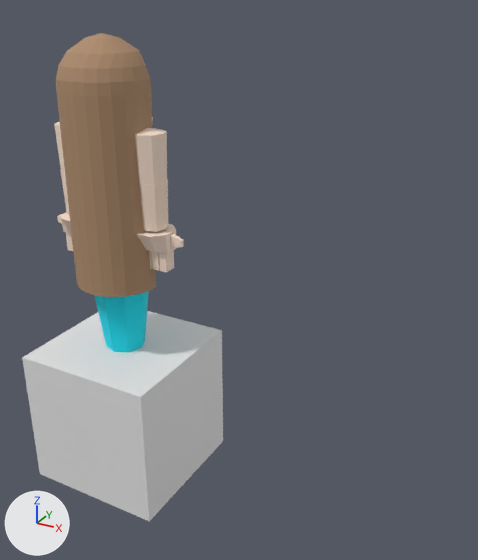
A saved change to the FBX model exports/roblox_fbx_2026-05-15/Mermaid_LOD0_roblox.fbx.
One viewpoint serves both versions: a 50 mm lens placed at (5.41, -6.49, 5.62), pointed at (1.78, 0.11, 2.32). The axes (+X, +Y, +Z) are drawn at lower left. The lights are the same throughout. The picture after the commit comes second. Where no turn or scale is listed for an object, it has been applied to the vertices.

In view in the first picture: '1_Stud_Cube', 'Mermaid_HairMat', 'Mermaid_SkinMat_RightHand', 'Mermaid_SkinMat_RightLowerArm', 'Mermaid_SkinMat_RightUpperArm', 'Mermaid_TailMat' and 3 more.
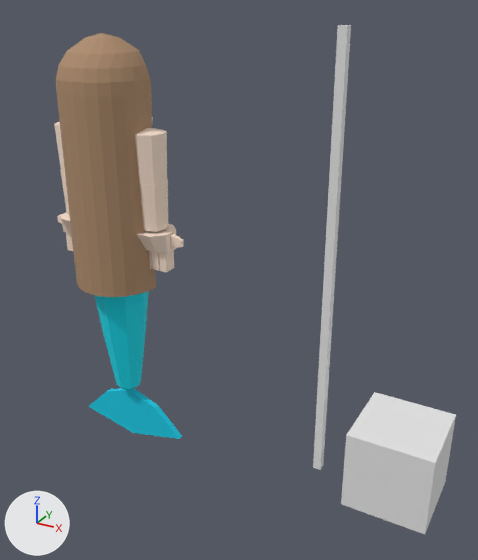
Pixel boxes (x1, y1, x2, y2) of what changed, in the pictures (478 x 560 px):
'1_Stud_Cube', moved, rescaled (43% narrower, 32% shorter): before (22, 311, 223, 521); after (341, 392, 456, 534)
'5.3_Stud_Height_Ruler', shown: after (313, 25, 351, 470)
'Mermaid_FinMat', unchanged, uncovered by the edit: after (88, 388, 182, 439)

Patch to the scene script:
```diff
--- a/exports/roblox_fbx_2026-05-15/Mermaid_LOD0_roblox.fbx.py
+++ b/exports/roblox_fbx_2026-05-15/Mermaid_LOD0_roblox.fbx.py
@@ me_1_stud_cube @@
 # used by ob_1_stud_cube; location = (0.0, 0.0, 0.0)
-me_1_stud_cube.from_pydata(...)  # 8 vertices, 6 faces; spans x -1.0..1.0, y -1.0..1.0, z -1.0..1.0
+me_1_stud_cube.from_pydata(...)  # 8 vertices, 6 faces; spans x -0.5..0.5, y -0.5..0.5, z 0.0..1.0
+# me_1_stud_cube part 1: the whole mesh is scaled about its middle by 0.5, then moved by (0.0, 0.0, 0.5)
@@ me_5_3_stud_height_ruler @@
 # used by ob_5_3_stud_height_ruler; location = (0.0, 0.0, 0.0)
-me_5_3_stud_height_ruler.from_pydata(...)  # 8 vertices, 6 faces; spans x -1.0..1.0, y -1.0..1.0, z -1.0..1.0
+me_5_3_stud_height_ruler.from_pydata(...)  # 8 vertices, 6 faces; spans x -0.05..0.05, y -0.05..0.05, z 0.0..5.3
+# me_5_3_stud_height_ruler part 2: the whole mesh is scaled about its middle by (0.05, 0.05, 2.65), then moved by (0.0, 0.0, 2.65)
@@ ob_1_stud_cube @@
 ob_1_stud_cube = bpy.data.objects.new('1_Stud_Cube', me_1_stud_cube)
-ob_1_stud_cube.location = (0.0, 0.0, 0.0)
+ob_1_stud_cube.location = (4.0, 0.0, 0.0)
@@ ob_5_3_stud_height_ruler @@
 ob_5_3_stud_height_ruler = bpy.data.objects.new('5.3_Stud_Height_Ruler', me_5_3_stud_height_ruler)
-ob_5_3_stud_height_ruler.location = (0.0, 0.0, 0.0)
-ob_5_3_stud_height_ruler.hide_viewport = True
+ob_5_3_stud_height_ruler.location = (3.0, 0.0, 0.0)
```
